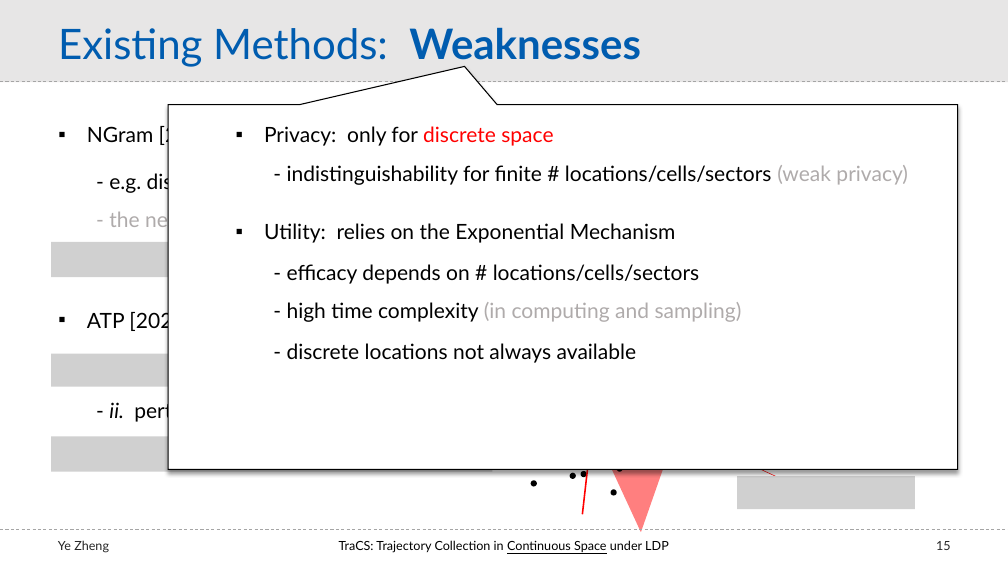
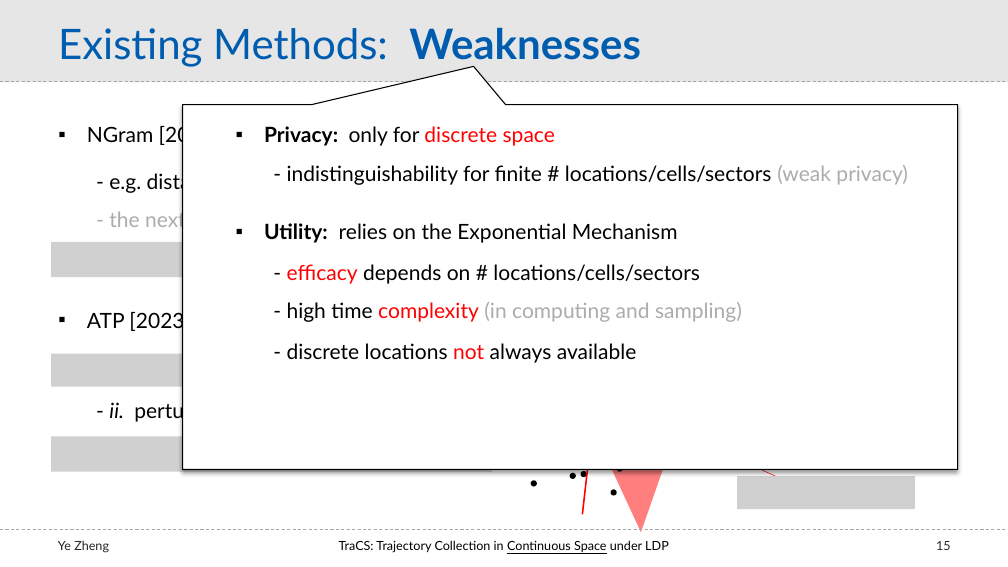
Before and after one commit to ZhengYeah/TraCS, a slide deck: slide 15 of others/tracs_slides.pptx. Drawn at 1008x567 pixels with LibreOffice and Linux fonts; fonts in the diff are those of the drawing; grey boxes stand for pictures. Boxes give left, top, right and bottom in pixels: in the first picture for what was removed or moved away, otherwise in the second. Text is boxed around its words. In the diff, an @@ line names an element or a change of style, - is before the commit and + after.

```diff
--- a/others/tracs_slides.pptx
+++ b/others/tracs_slides.pptx
@@ speech box: place and size @@
-speech box at (169, 104, 958, 469)
+speech box at (183, 104, 958, 469)
@@ text "Privacy: only for discrete space" at (264, 126, 555, 146): bold on in "Privacy:" @@
@@ text "Utility: relies on the Exponential ..." at (264, 223, 678, 243): bold on in "Utility:" @@
@@ text "- efficacy depends on # ..." at (287, 264, 700, 284): text colour #000000 to #FF0000 in "efficacy" @@
@@ text "- high time complexity (in ..." at (287, 302, 742, 322): text colour #000000 to #FF0000 in "complexity" @@
@@ text "- discrete locations not always ..." at (287, 343, 637, 363): text colour #000000 to #FF0000 in "not" @@
```
Also in this commit, not shown: 7 other slides changed, 1 other file.
